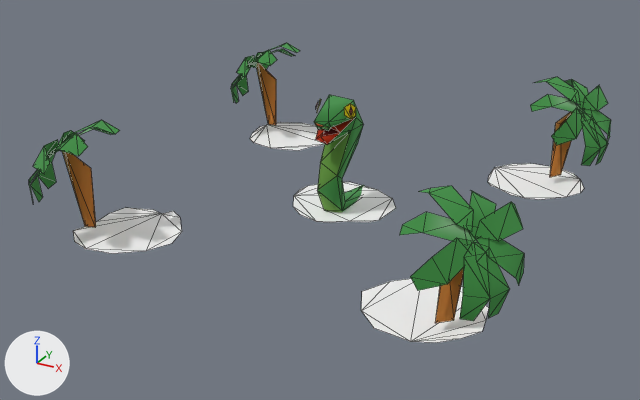
The glTF model assets/old_gods/map2_old.glb as it was, and as the next commit left it.
The view is the same before and after, from a 50 mm camera at (1.85, -3.61, 1.76) aimed at (-0.04, -0.16, 0.03). The axes (+X, +Y, +Z) are drawn at lower left. The lights are the same throughout. Mesh edges are drawn as thin lines. Where no turn or scale is listed for an object, it has been applied to the vertices. Vertices at the same position are counted once.

Script lines for the objects in view, before the commit:
```python
ob_cylinder_005 = bpy.data.objects.new('Cylinder.005', me_cylinder_006)
ob_cylinder_005.location = (-0.75, -0.75, -0.136)
ob_cylinder_006 = bpy.data.objects.new('Cylinder.006', me_cylinder_007)
ob_cylinder_006.location = (0.75, -0.75, -0.136)
ob_cylinder_007 = bpy.data.objects.new('Cylinder.007', me_cylinder_008)
ob_cylinder_007.location = (0.75, 0.75, -0.136)
ob_cylinder_008 = bpy.data.objects.new('Cylinder.008', me_cylinder_009)
ob_cylinder_008.location = (-0.75, 0.75, -0.136)
ob_cylinder_009 = bpy.data.objects.new('Cylinder.009', me_cylinder_010)
ob_cylinder_009.location = (0.0, 0.0, -0.136)
ob_palm_tree = bpy.data.objects.new('Palm_Tree', me_mesh)
ob_palm_tree.location = (0.877, -0.857, 0.0)
ob_snake = bpy.data.objects.new('Snake', me_cylinder)
ob_snake.location = (0.0, 0.028, -0.073)
# also in view: 'Palm_Tree.003' at (0.88, 0.77, 0.26); 'Palm_Tree.001' at (-0.9, -0.9, 0.26); 'Palm_Tree.002' at (-0.93, 0.75, 0.26)
```
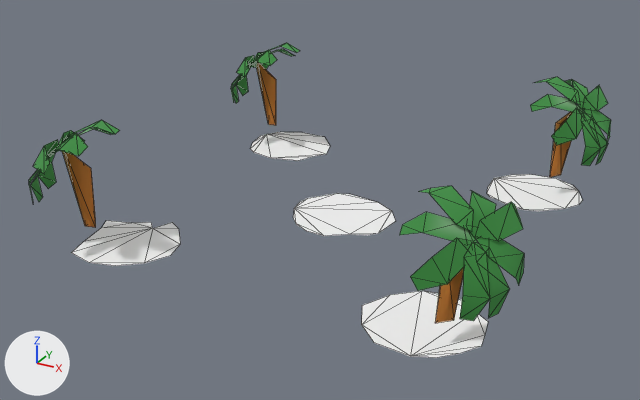
Diff of the bpy script that builds the scene:
```diff
--- a/assets/old_gods/map2_old.glb.py
+++ b/assets/old_gods/map2_old.glb.py
@@ me_cylinder_006 @@
 # used by ob_cylinder_005; location = (-0.75, -0.75, -0.136)
-me_cylinder_006.from_pydata(...)  # 14 vertices, 12 faces; spans x -0.207..0.278, y -0.25..0.255, z 0.081..0.123
+me_cylinder_006.from_pydata(...)  # 14 vertices, 12 faces; spans x -0.242..0.266, y -0.253..0.245, z -0.015..0.023
+# me_cylinder_006 part 1: the whole mesh is rebuilt
 me_cylinder_006.materials.append(mat_f3dlite_material_006)
@@ me_cylinder_007 @@
 me_cylinder_007.from_pydata(...)  # 14 vertices, 12 faces; spans x -0.274..0.257, y -0.248..0.25, z 0.1
 # used by ob_cylinder_006; location = (0.75, -0.75, -0.136)
+# me_cylinder_007 part 2: the whole mesh is moved by (0.002, 0.001, -0.1)
 me_cylinder_007.materials.append(mat_f3dlite_material_007)
@@ me_cylinder_008 @@
 me_cylinder_008.from_pydata(...)  # 16 vertices, 14 faces; spans x -0.246..0.258, y -0.25..0.247, z 0.1
 # used by ob_cylinder_007; location = (0.75, 0.75, -0.136)
+# me_cylinder_008 part 3: the whole mesh is moved by (-0.001, -0.003, -0.1)
 me_cylinder_008.materials.append(mat_f3dlite_material_008)
@@ me_cylinder_009 @@
 me_cylinder_009.from_pydata(...)  # 13 vertices, 11 faces; spans x -0.243..0.27, y -0.251..0.23, z 0.1
 # used by ob_cylinder_008; location = (-0.75, 0.75, -0.136)
+# me_cylinder_009 part 4: the whole mesh is moved by (-0.004, 0.007, -0.1)
 me_cylinder_009.materials.append(mat_f3dlite_material_009)
@@ me_cylinder_010 @@
 # used by ob_cylinder_009; location = (0.0, 0.0, -0.136)
-me_cylinder_010.from_pydata(...)  # 15 vertices, 13 faces; spans x -0.276..0.257, y -0.252..0.263, z 0.1
+me_cylinder_010.from_pydata(...)  # 15 vertices, 13 faces; spans x -0.272..0.261, y -0.255..0.256, z 0.0
+# me_cylinder_010 part 5: the whole mesh is rebuilt
 me_cylinder_010.materials.append(mat_f3dlite_material_010)
@@ ob_cylinder_005 @@
 ob_cylinder_005 = bpy.data.objects.new('Cylinder.005', me_cylinder_006)
-ob_cylinder_005.location = (-0.75, -0.75, -0.136)
+ob_cylinder_005.location = (-0.75, -0.75, -0.101)
@@ ob_cylinder_006 @@
 ob_cylinder_006 = bpy.data.objects.new('Cylinder.006', me_cylinder_007)
-ob_cylinder_006.location = (0.75, -0.75, -0.136)
+ob_cylinder_006.location = (0.75, -0.75, -0.101)
@@ ob_cylinder_007 @@
 ob_cylinder_007 = bpy.data.objects.new('Cylinder.007', me_cylinder_008)
-ob_cylinder_007.location = (0.75, 0.75, -0.136)
+ob_cylinder_007.location = (0.751, 0.753, -0.101)
@@ ob_cylinder_008 @@
 ob_cylinder_008 = bpy.data.objects.new('Cylinder.008', me_cylinder_009)
-ob_cylinder_008.location = (-0.75, 0.75, -0.136)
+ob_cylinder_008.location = (-0.75, 0.75, -0.101)
@@ ob_cylinder_009 @@
 ob_cylinder_009 = bpy.data.objects.new('Cylinder.009', me_cylinder_010)
-ob_cylinder_009.location = (0.0, 0.0, -0.136)
+ob_cylinder_009.location = (0.0, 0.0, -0.101)
@@ ob_snake @@
-ob_snake = bpy.data.objects.new('Snake', me_cylinder)
-ob_snake.location = (0.0, 0.028, -0.073)
```

Changed parts and their boxes [x1, y1, x2, y2] in the pictures (640 x 400 px):
'Cylinder.006', moved: before [361, 279, 489, 343]; after [362, 291, 488, 358]
'Cylinder.005', reshaped, moved: before [73, 207, 182, 254]; after [71, 221, 180, 266]
'Cylinder.009', reshaped, moved: before [293, 182, 396, 223]; after [293, 193, 396, 236]
'Snake', deleted: before [314, 95, 364, 212]
'Cylinder.007', moved: before [488, 163, 584, 200]; after [487, 174, 582, 211]
'Cylinder.008', moved: before [250, 122, 325, 151]; after [250, 132, 330, 161]
